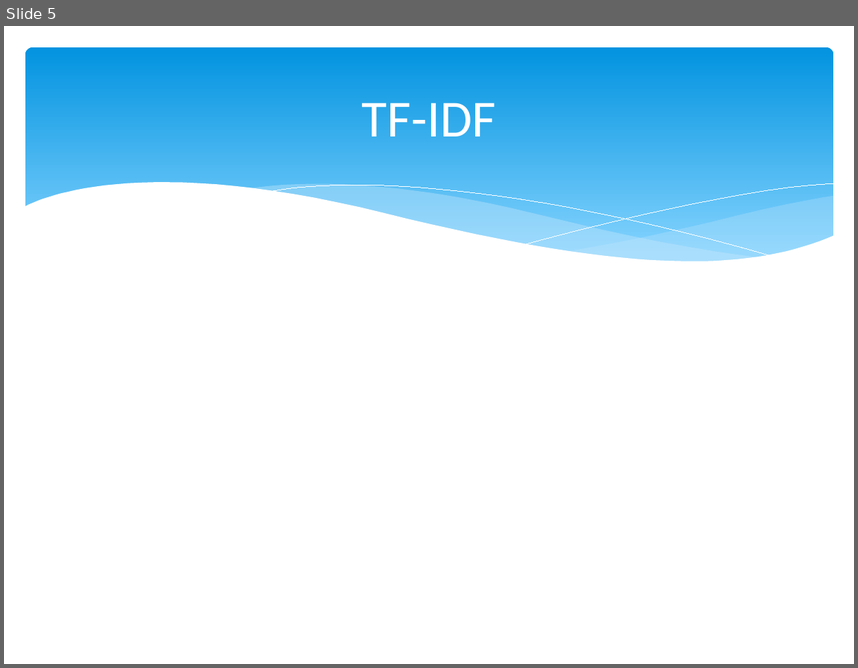
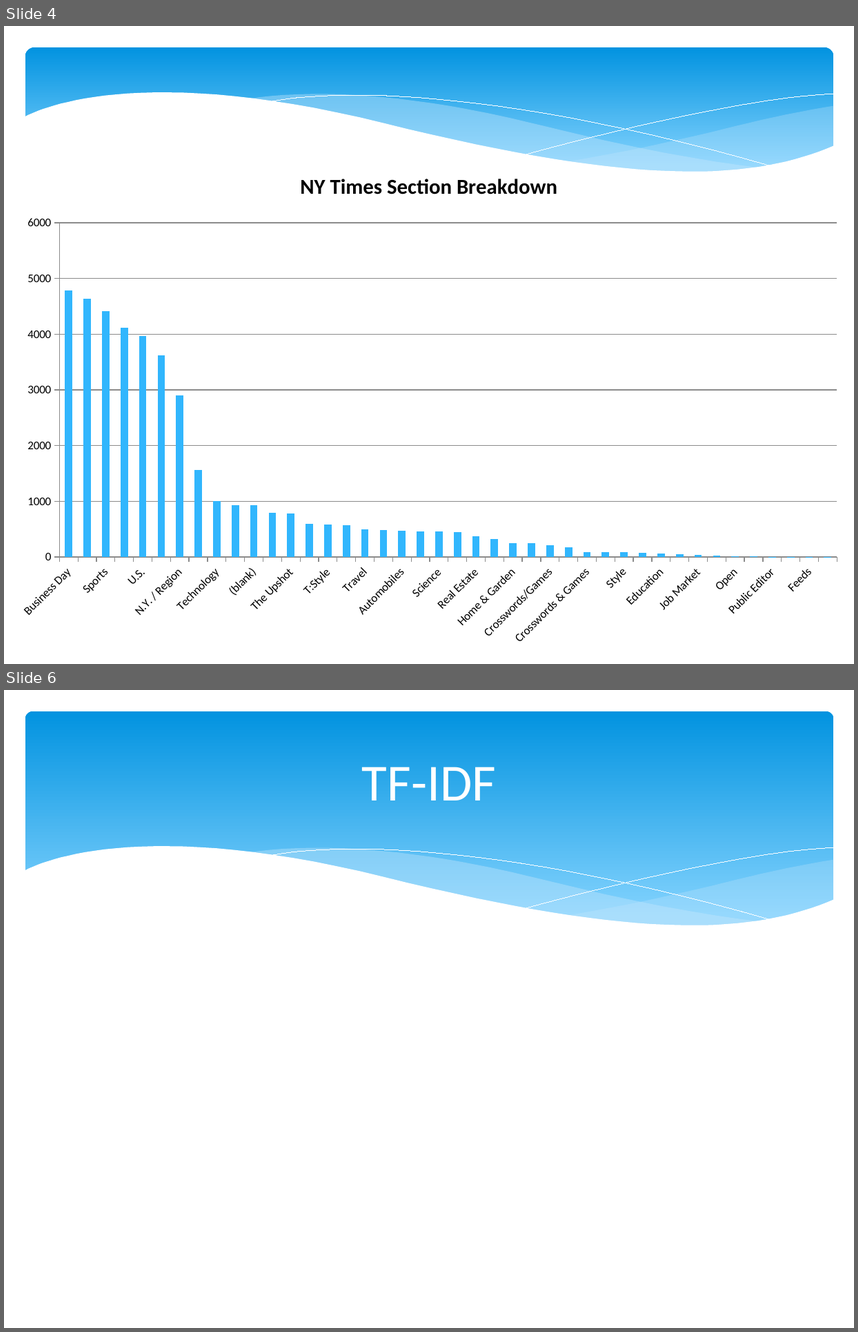
Before and after one commit to Mletter1/Challenge1, a slide deck: Presentation.pptx. Shown one above the other, each under a label of ours: slide 5 before the commit, slides 4 and 6 after it; the slides between them are not shown. The pictures are 858x668 and 858x1332 pixels, drawn with LibreOffice and Linux fonts; fonts in the diff are those of the drawing. Boxes give left, top, right and bottom in pixels: in the first picture for what was removed or moved away, otherwise in the second. Text is boxed around its words. In the diff, an @@ line names an element or a change of style, - is before the commit and + after.

```diff
--- a/Presentation.pptx
+++ b/Presentation.pptx
@@ slide 4 added at [4,26,854,664], background #FFFFFF @@
@@ rounded rectangle added at [25,47,833,180], fill gradient #0293E0 to #83D3FE @@
@@ group added at [23,92,835,216]: 5 freeform shapes @@
@@ column chart added at [4,153,854,654] @@
+title "NY Times Section Breakdown"
+categories: Business Day, World, Sports, Opinion, U.S., Arts, N.Y. / Region, Fashion & Style, Technology, Movies, (blank), Books, The Upshot, Health, T:Style, Multimedia/Photos, Travel, Magazine, Automobiles, Theater, Science, Dining & Wine, Real Estate, Corrections, Home & Garden, Multimedia, Crosswords/Games, Your Money, Crosswords & Games, Great Homes & Destinations, Style, T Magazine, Education, Sunday Review, Job Market, Great Homes and Destinations, Open, Blogs, Public Editor, Obituaries, Feeds, Afternoon Update
+Series 1: 4800, 4600, 4400, 4100, 4000, 3600, 2900, 1600, 1000, 900, 900, 800, 800, 600, 600, 600, 500, 500, 500, 500, 500, 400, 400, 300, 200, 200, 200, 200, 100, 100, 100, 100, 100, 0, 0, 0, 0, 0, 0, 0, 0, 0
@@ what was slide 5 is now slide 6 @@
```
Also in this commit, not shown: 4 slides changed, 1 other slide added, 1 slide removed, 1 other file.
